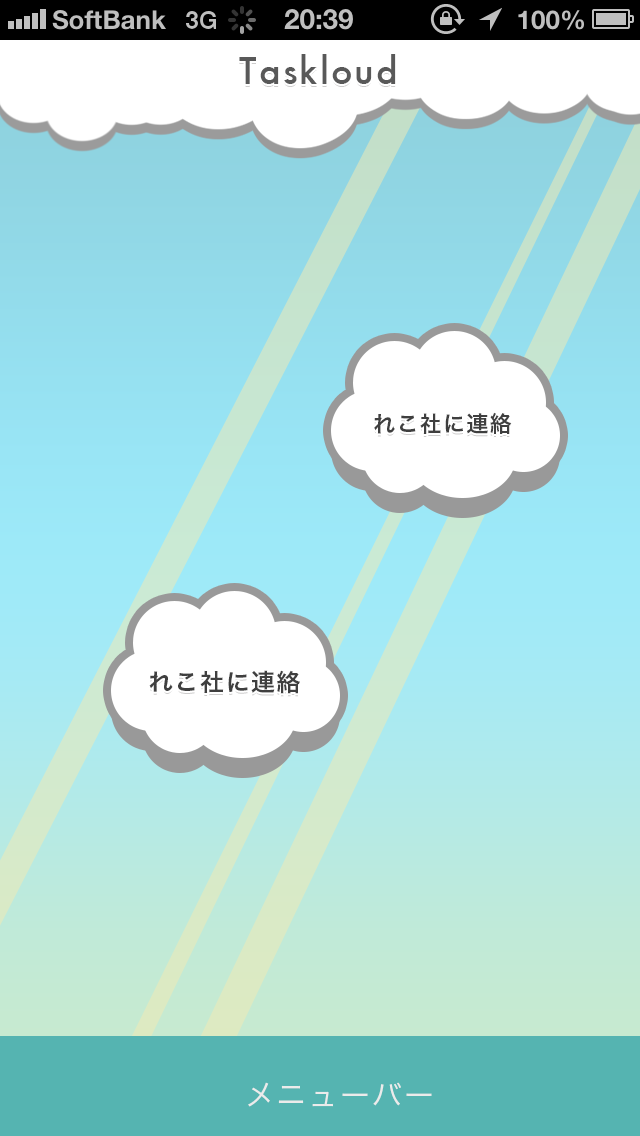
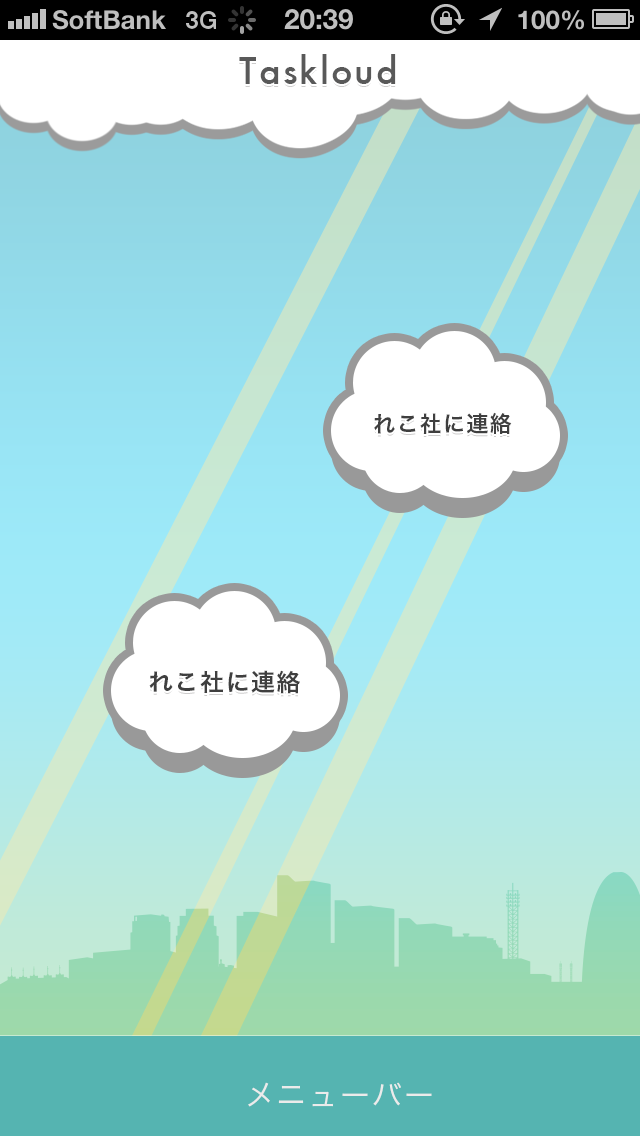
Layer changes from the first (640, 1136) image to the second:
added layer "building" (overlay) in group "bg" over [0, 872, 640, 1035]
painted on "長方形 2" (1st of 2, in "bg" › "日差し") over [132, 875, 434, 925]
painted on "長方形 2" (2nd of 2, in "bg" › "日差し") over [195, 872, 640, 1035]
painted on "晴れた空" over [0, 872, 640, 1035]
